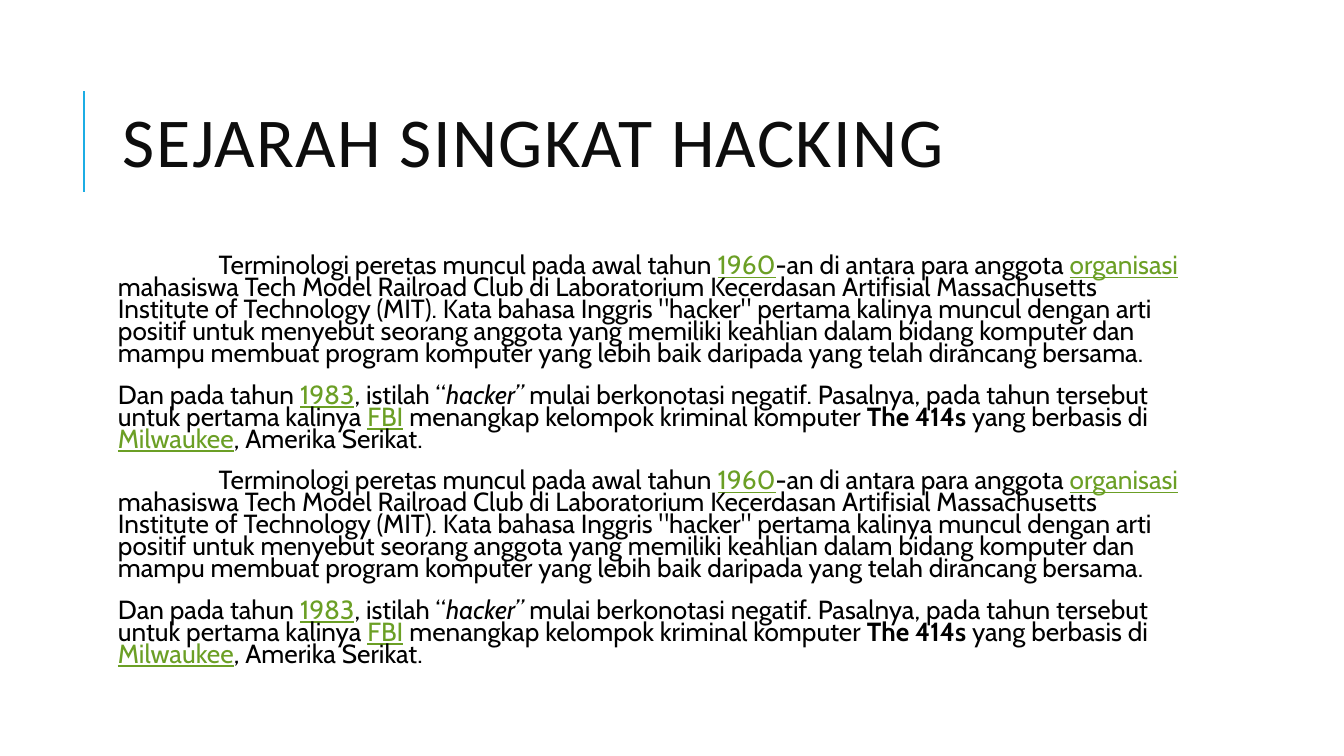
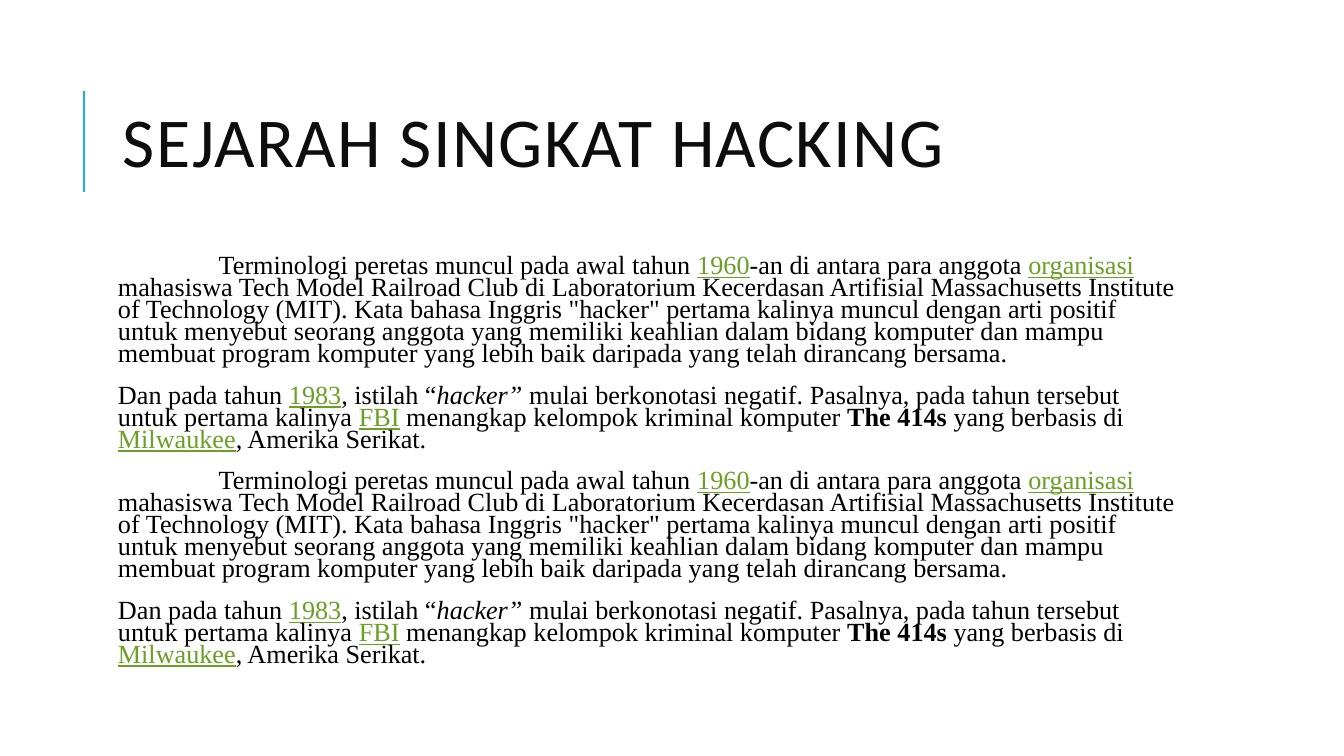
Before and after one commit to Mikroskil/Pejuang, a slide deck: slide 4 of pptpresentasieptikhacking-140615110436-phpapp01.pptx. Drawn at 1344x756 pixels with LibreOffice and Linux fonts; fonts in the diff are those of the drawing. Boxes give left, top, right and bottom in pixels: in the first picture for what was removed or moved away, otherwise in the second. Text is boxed around its words. In the diff, an @@ line names an element or a change of style, - is before the commit and + after.

```diff
--- a/pptpresentasieptikhacking-140615110436-phpapp01.pptx
+++ b/pptpresentasieptikhacking-140615110436-phpapp01.pptx
@@ text "Terminologi peretas muncul pada awal ..." at box(118, 255, 1174, 667): font Cabin to Times New Roman @@
```
Also in this commit, not shown: 1 other slide changed, 1 slide added, 1 slide removed.
